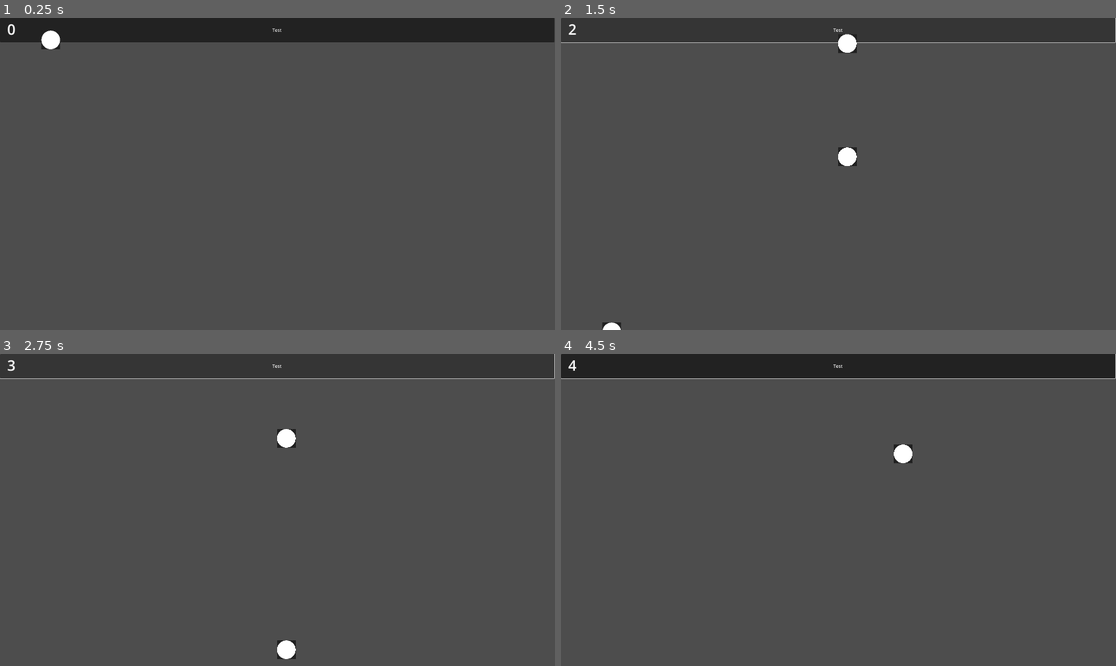
Above: before the commit, frames 1-4 (two rows, left to right).
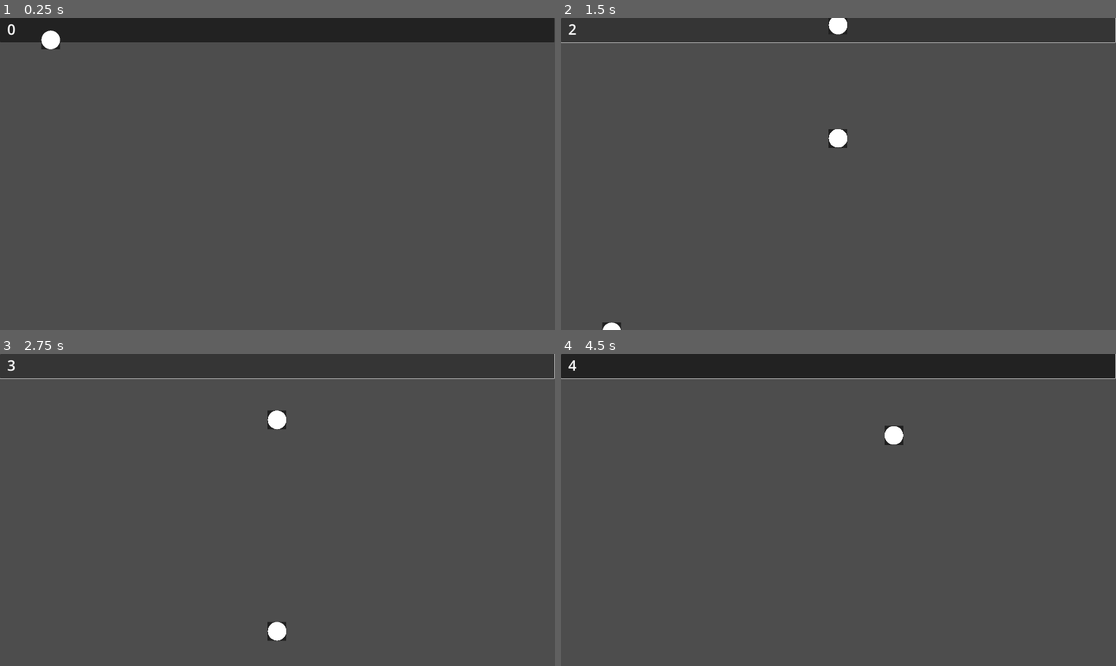
Above: after the commit, the same moments.

Repository: codewith-luke/drop_zone
Game: Godot game, scene res://main.tscn
Two runs of this game, one before a commit and one after it. Both use one fixed random seed, a clock stepped at 60 frames per second and the inputs below.
Inputs (mouse positions are in pixels of both pictures, inside the frame that each line leads up to):
- Up to frame 1 (0.25 s): no input
- Up to frame 2 (1.5 s): click (838, 30) at 0.5 s; click (838, 30) at 1.25 s
- Up to frame 3 (2.75 s): click (277, 366) at 2 s
- Up to frame 4 (4.5 s): move the mouse to (960, 494) at 2.77 s; move the mouse to (727, 525) at 3.52 s; tap Enter at 4.25 s; move the mouse to (894, 441) at 4.27 s

The runs differ from the first frame. In frame 1, less than 0.1% of the frame differs, in the area x 49-51%, y 3-5%; in frame 2, 0.7%; in frame 3, 0.8%, in the area x 48-54%, y 3-98%; in frame 4, 0.4%.

Commit message:
feat: ensured that y-coord is more or less correct

Diff:
--- /dev/null
+++ b/game_engine/despawner/despawner.tscn
@@ -0,0 +1,3 @@
+[gd_scene format=3 uid="uid://wjttdge8dfh1"]
+
+[node name="Despawner" type="Node2D"]
--- a/game_engine/game_area/game_area.gd
+++ b/game_engine/game_area/game_area.gd
@@ -1,6 +1,4 @@
 extends Node
-
-signal on_add_player
 
 @export var player_ball: PackedScene
 
@@ -24,11 +22,13 @@
 	_on_player_add(mouse_position)
 
 func _on_player_add(position):
-	print("button clicked")
-	var playerBall = player_ball.instantiate()
-	playerBall.position = position
-	print(position)
-	add_child(playerBall)
-	on_add_player.emit()
+	var player_ball = player_ball.instantiate()
+	var collision_entity = player_ball.get_node("RigidBody2D/CollisionShape2D")
+	var ball_size = collision_entity.get_shape().get_rect().size
+	position.y = position.y - ball_size.x;
+	position.x = position.x - (ball_size.y / 2);
+	player_ball.position = position
+	print("size: ", player_ball.position)
 	players += 1
+	add_child(player_ball)
 	HUD_NODE.update_player_count(players);
--- a/game_engine/game_area/game_area.tscn
+++ b/game_engine/game_area/game_area.tscn
@@ -26,7 +26,6 @@
 layout_mode = 2
 offset_right = 1918.0
 offset_bottom = 84.0
-text = "Test"
 metadata/_edit_group_ = true
 
 [node name="PlayerBallRoot" parent="." instance=ExtResource("2_hy1kr")]
--- a/game_engine/heatmap_interaction_handler.gd
+++ b/game_engine/heatmap_interaction_handler.gd
@@ -54,9 +54,9 @@
 		"y": player_y
 	}
 	print("======")
-	print(game_width)
-	print(data.x)
-	print(player_x)
+	#print(game_height)
+	#print(data.y)
+	#print(player_y)
 	#print(button_width, button_height)
 	#print(player_x <= button_width)
 	#print(player_y <= button_height)
--- a/game_engine/player_ball/player_ball.tscn
+++ b/game_engine/player_ball/player_ball.tscn
@@ -26,6 +26,6 @@
 scale = Vector2(0.101562, 0.101562)
 sprite_frames = SubResource("SpriteFrames_gwers")
 
-[node name="CollisionShape2D" type="CollisionShape2D" parent="."]
+[node name="CollisionShape2D" type="CollisionShape2D" parent="RigidBody2D"]
 position = Vector2(31.5, 31.5)
 shape = SubResource("CapsuleShape2D_p43rq")
